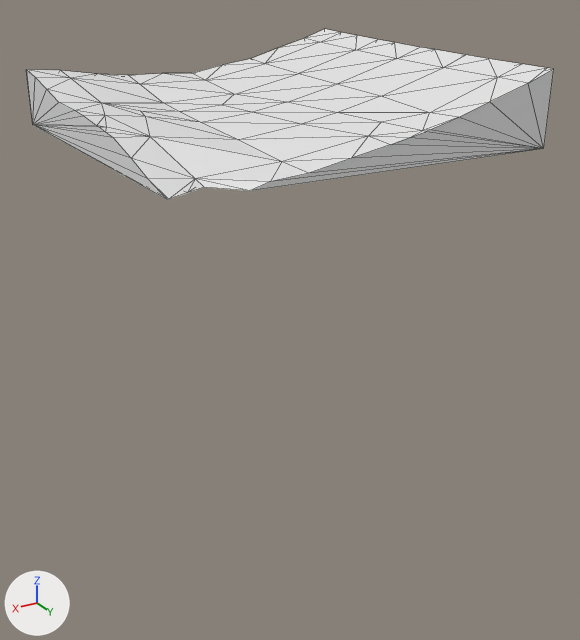
The glTF model assets/terrain/surface_pieces/surf_4_30.glb as it was, and as the next commit left it.
Before and after are seen from a 50 mm lens placed at (-82.12, -33.01, -28.01), pointed at (-87.59, -42.12, -32.57). Lighting does not change. The marker at lower left points along +X, +Y and +Z. The first picture is the older version. Mesh edges are drawn as thin lines. Where no turn or scale is listed for an object, it has been applied to the vertices.

In view in the first picture: 'geometry_0'.
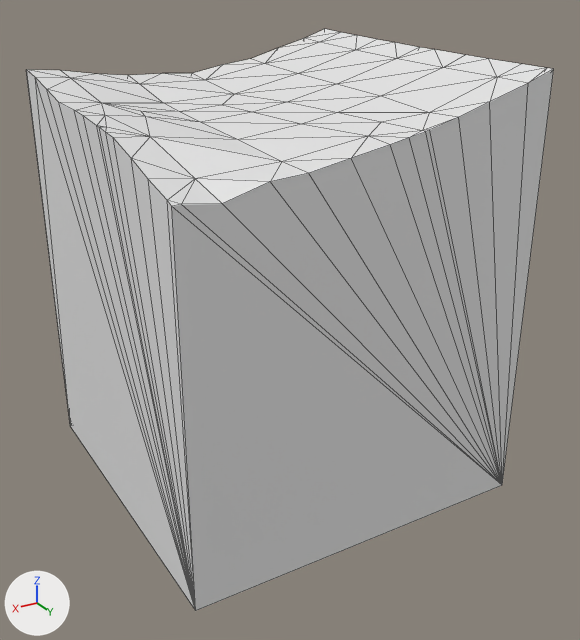
Boxes [x1, y1, x2, y2] around the edits, measured in the pictures (580 x 640 px; the box of a moved part takes in the faces that stretch with it):
'geometry_0', reshaped (239% taller)
    before: [26, 29, 554, 200]
    after: [26, 29, 554, 611]
part 1 of me_geometry_0, moved or reshaped
    before: [28, 69, 554, 200]
    after: [28, 69, 554, 611]

The change in detail:
me_geometry_0 is used by ob_geometry_0; location (0.0, 0.0, 0.0).
me_geometry_0 had 86 vertices, 168 faces and spanned x -90.0..-85.0, y -45.0..-40.0, z -30.0..-28.85.
me_geometry_0 now has 86 vertices, 168 faces and spans x -90.0..-85.0, y -45.0..-40.0, z -35.0..-28.85.
Part 1, on me_geometry_0:
6 vertices are removed from x -90.0..-85.0, y -45.0..-40.0, z -30.0.
57 faces are deleted.
2 vertices move from x -85.28..-85.02, y -40.24..-40.11, z -30.0 to x -85.1..-85.0, y -40.09..-40.0, z -30.04..-30.0.
6 vertices are added at (-90.0, -40.0, -35.0), (-90.0, -45.0, -35.0), (-85.0, -40.0, -35.0), (-85.0, -45.0, -35.0), (-85.54, -40.0, -30.09), (-85.0, -40.0, -30.04).
57 new faces join them.
